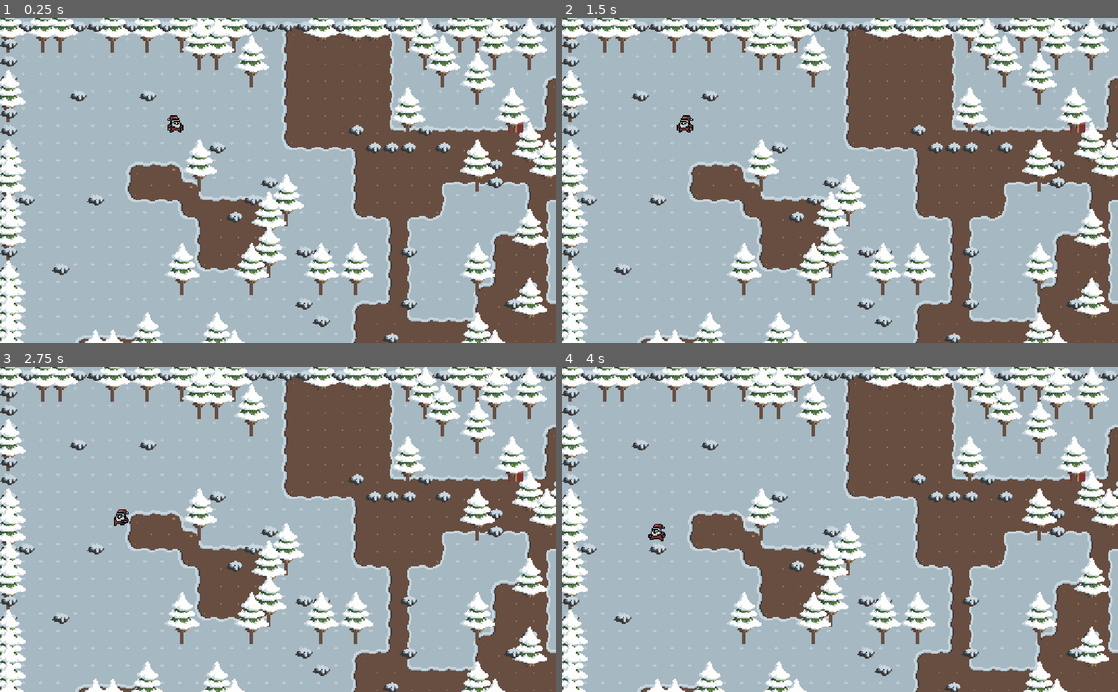
Above: before the commit, frames 1-4 (two rows, left to right).
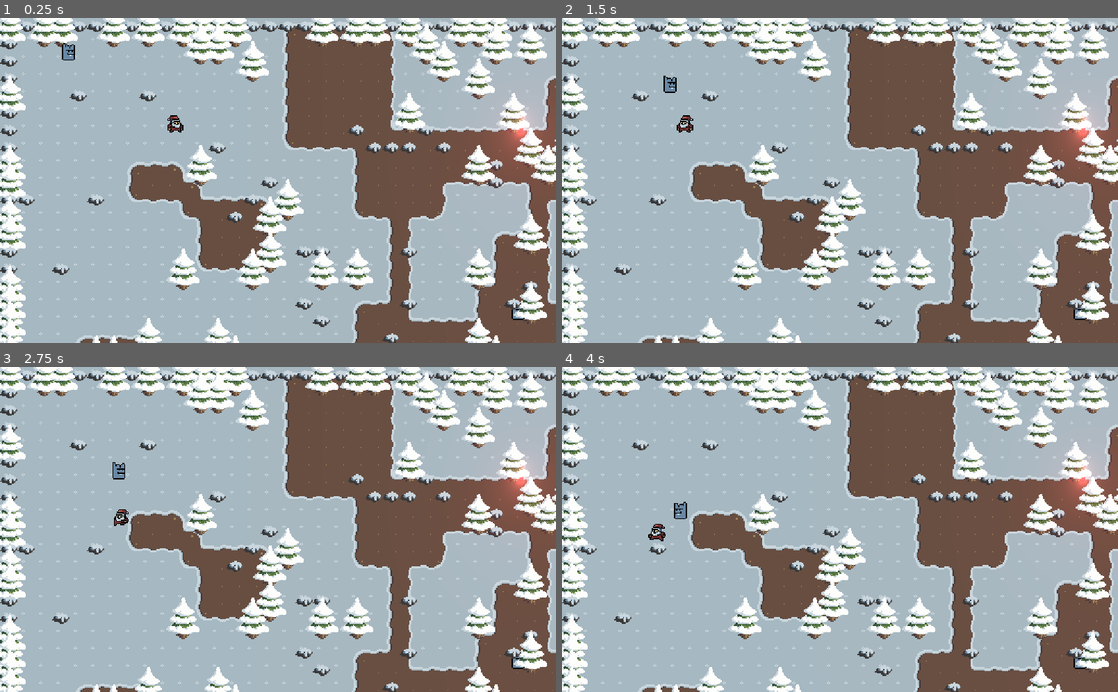
Above: after the commit, the same moments.

Repository: Nexe08/Winter-Game-Jam
Game: Godot game, scene res://Scene/Main.tscn
The game is run twice, just before and just after one commit, with the same random seed, the same clock (stepped at 60 frames per second) and the same inputs.
Inputs:
- Up to frame 1 (0.25 s): no input
- Up to frame 2 (1.5 s): hold A (a) 0.53-1.28 s; tap D (d) at 0.8, 1.35 s
- Up to frame 3 (2.75 s): tap S (s) at 1.55 s; hold S (s) from 2.03 s (still down); tap W (w) at 2.3 s
- Up to frame 4 (4 s): release S (s) at 2.78 s; tap W (w) at 2.85 s; tap A (a) at 3.05 s; hold A (a) from 3.53 s (still down); tap D (d) at 3.8 s

The runs differ from the first frame. In frame 1, 18% of the frame differs, in the area x 0-100%, y 0-100%; in frame 2, 18%; in frame 3, 18%; in frame 4, 18%.

Commit message:
Added first enemy.

Diff:
--- a/Scene/Autoload/ResourcePreloader.tscn
+++ b/Scene/Autoload/ResourcePreloader.tscn
@@ -1,6 +1,7 @@
-[gd_scene load_steps=2 format=2]
+[gd_scene load_steps=3 format=2]
 
+[ext_resource path="res://Scene/Character/Enemy.tscn" type="PackedScene" id=1]
 [ext_resource path="res://Scene/Propes/Present.tscn" type="PackedScene" id=2]
 
 [node name="ResourcePreloader" type="ResourcePreloader"]
-resources = [ PoolStringArray( "Present" ), [ ExtResource( 2 ) ] ]
+resources = [ PoolStringArray( "Enemy", "Present" ), [ ExtResource( 1 ), ExtResource( 2 ) ] ]
--- /dev/null
+++ b/Scene/Character/Enemy.tscn
@@ -0,0 +1,55 @@
+[gd_scene load_steps=6 format=2]
+
+[ext_resource path="res://Assate/Sprites/Character/FrogenCube.png" type="Texture" id=1]
+[ext_resource path="res://Script/Character/Enemy.gd" type="Script" id=2]
+
+[sub_resource type="RectangleShape2D" id=1]
+extents = Vector2( 6, 2 )
+
+[sub_resource type="CircleShape2D" id=2]
+radius = 129.004
+
+[sub_resource type="Animation" id=3]
+resource_name = "default"
+loop = true
+tracks/0/type = "value"
+tracks/0/path = NodePath("Sprite:frame")
+tracks/0/interp = 1
+tracks/0/loop_wrap = true
+tracks/0/imported = false
+tracks/0/enabled = true
+tracks/0/keys = {
+"times": PoolRealArray( 0, 1 ),
+"transitions": PoolRealArray( 1, 1 ),
+"update": 0,
+"values": [ 0, 11 ]
+}
+
+[node name="Enemy" type="KinematicBody2D"]
+script = ExtResource( 2 )
+
+[node name="CollisionShape2D" type="CollisionShape2D" parent="."]
+position = Vector2( 0, 6 )
+shape = SubResource( 1 )
+
+[node name="Sprite" type="Sprite" parent="."]
+texture = ExtResource( 1 )
+hframes = 4
+vframes = 3
+frame = 7
+
+[node name="SentaDetector" type="Area2D" parent="."]
+visible = false
+collision_layer = 0
+collision_mask = 2
+monitorable = false
+
+[node name="CollisionShape2D" type="CollisionShape2D" parent="SentaDetector"]
+shape = SubResource( 2 )
+
+[node name="AnimationPlayer" type="AnimationPlayer" parent="."]
+autoplay = "default"
+anims/default = SubResource( 3 )
+
+[connection signal="body_entered" from="SentaDetector" to="." method="_on_SentaDetector_body_entered"]
+[connection signal="body_exited" from="SentaDetector" to="." method="_on_SentaDetector_body_exited"]
--- a/Scene/Main.tscn
+++ b/Scene/Main.tscn
@@ -7,11 +7,24 @@
 [ext_resource path="res://Scene/Character/Senta.tscn" type="PackedScene" id=5]
 [ext_resource path="res://Script/Main.gd" type="Script" id=6]
 
+[sub_resource type="Environment" id=5]
+background_mode = 4
+glow_enabled = true
+glow_levels/1 = true
+glow_levels/2 = true
+glow_levels/4 = true
+glow_levels/6 = true
+glow_levels/7 = true
+glow_intensity = 0.42
+glow_blend_mode = 1
+glow_bicubic_upscale = true
+glow_high_quality = true
+
 [sub_resource type="ConvexPolygonShape2D" id=2]
 points = PoolVector2Array( 16, 9.96388, 0, 10.4125, 0, 0, 16, 0 )
 
-[sub_resource type="ConvexPolygonShape2D" id=4]
-points = PoolVector2Array( 20.699, 48, 11.6288, 48, 11.6288, 26.5132, 20.699, 26.5132 )
+[sub_resource type="ConvexPolygonShape2D" id=6]
+points = PoolVector2Array( 21.4936, 38, 10.1882, 38, 10.1882, 22.5703, 21.2244, 22.3011 )
 
 [sub_resource type="TileSet" id=3]
 1/name = "rock_snowy.png 1"
@@ -39,20 +52,20 @@
 2/texture = ExtResource( 1 )
 2/tex_offset = Vector2( 0, 0 )
 2/modulate = Color( 1, 1, 1, 1 )
-2/region = Rect2( 0, 0, 32, 48 )
+2/region = Rect2( 0, 0, 31, 38 )
 2/tile_mode = 0
 2/occluder_offset = Vector2( 0, 0 )
 2/navigation_offset = Vector2( 0, 0 )
 2/shape_offset = Vector2( 0, 0 )
 2/shape_transform = Transform2D( 1, 0, 0, 1, 0, 0 )
-2/shape = SubResource( 4 )
+2/shape = SubResource( 6 )
 2/shape_one_way = false
 2/shape_one_way_margin = 1.0
 2/shapes = [ {
 "autotile_coord": Vector2( 0, 0 ),
 "one_way": false,
 "one_way_margin": 1.0,
-"shape": SubResource( 4 ),
+"shape": SubResource( 6 ),
 "shape_transform": Transform2D( 1, 0, 0, 1, 0, 0 )
 } ]
 2/z_index = 0
@@ -61,6 +74,9 @@
 script = ExtResource( 6 )
 tile_map = NodePath("YSort/Propes")
 
+[node name="WorldEnvironment" type="WorldEnvironment" parent="."]
+environment = SubResource( 5 )
+
 [node name="SnowGround" type="TileMap" parent="."]
 tile_set = ExtResource( 3 )
 cell_size = Vector2( 16, 16 )
@@ -68,7 +84,6 @@
 tile_data = PoolIntArray( -655376, 0, 2, -655375, 0, 3, -655374, 0, 3, -655373, 0, 3, -655372, 0, 3, -655371, 0, 3, -65 …(104714 unchanged characters)…
 
 [node name="MudGround" type="TileMap" parent="."]
-position = Vector2( -1, 0 )
 tile_set = ExtResource( 4 )
 cell_size = Vector2( 16, 16 )
 format = 1
@@ -88,3 +103,5 @@
 movement_speed = 80.0
 
 [node name="Gifts" type="Node2D" parent="YSort"]
+
+[node name="Enemys" type="Node2D" parent="YSort"]
--- a/Scene/Propes/Present.tscn
+++ b/Scene/Propes/Present.tscn
@@ -16,4 +16,5 @@
 shape = SubResource( 1 )
 
 [node name="Sprite" type="Sprite" parent="."]
+modulate = Color( 5, 1, 1, 1 )
 texture = ExtResource( 2 )
--- /dev/null
+++ b/Script/Character/Enemy.gd
@@ -0,0 +1,44 @@
+extends KinematicBody2D
+# Enemy
+
+var movement_speed: float = 40
+var velocity:= Vector2()
+const UP:= Vector2.UP
+
+onready var senta: Node
+onready var sprite = $Sprite
+
+func _ready() -> void:
+    _choose_rendom_position()
+
+func _physics_process(delta: float) -> void:
+    _move_towords_senta(delta)
+    _handdel_sprite_oriantation()
+    velocity = move_and_slide(velocity, UP)
+
+func _choose_rendom_position():
+    var ss = get_viewport_rect().size
+    # 16 is tile size
+    var choosen_position = Vector2(rand_range(16, (ss.x - 16)), rand_range(16, (ss.y - 16)))
+    global_position = choosen_position
+
+func _handdel_sprite_oriantation():
+    var direction = velocity.normalized()
+    sprite.flip_h = true if direction.x < 0 else false
+
+func _move_towords_senta(delta: float) -> void:
+    if senta == null:
+        velocity = lerp(velocity, Vector2.ZERO, (5 * delta))
+    else:
+        var direction = global_position.direction_to(senta.global_position)
+        var distance = global_position.distance_to(senta.global_position)
+        if distance > 26:
+            velocity = lerp(velocity, movement_speed * direction, (5 * delta))
+        else:
+            velocity = lerp(velocity, Vector2.ZERO, (5 * delta))
+
+func _on_SentaDetector_body_entered(body: Node) -> void:
+    senta = body
+
+func _on_SentaDetector_body_exited(_body: Node) -> void:
+    senta = null
--- a/Script/Character/Senta.gd
+++ b/Script/Character/Senta.gd
@@ -5,6 +5,10 @@
 var direction: Vector2
 var velocity: Vector2
 const UP = Vector2.UP
+
+var inventory = {
+    'gift': 0
+}
 
 onready var fsm = $AnimationTree.get('parameters/playback')
 onready var sprite = $Sprite
@@ -32,3 +36,6 @@
             sprite.flip_h = true
         else:
             sprite.flip_h = false
+
+func set_gift_count(value: int) -> void:
+    inventory.gift += value
--- a/Script/Main.gd
+++ b/Script/Main.gd
@@ -3,6 +3,7 @@
 
 export (NodePath) var tile_map
 export (int) var on_screen_gift_count = 10
+export (int) var on_screen_enemy_count = 18
 
 var tile_size = 16
 var map_size = Vector2(1024, 600) / Vector2(tile_size, tile_size)
@@ -14,9 +15,10 @@
     randomize()
     _generate_map()
     _add_gifts()
+    _spawn_enemy()
 
 func _add_gifts():
-    for i in range(on_screen_gift_count):
+    for _i in range(on_screen_gift_count):
         var instance = Preloader.get_resource("Present").instance()
         $YSort/Gifts.add_child(instance)
 
@@ -45,3 +47,8 @@
                 var ids = map.tile_set.get_tiles_ids()
                 ids.shuffle()
                 map.set_cell(i, j, ids.front())
+
+func _spawn_enemy():
+    for _i in range(on_screen_enemy_count):
+        var instance = Preloader.get_resource("Enemy").instance()
+        $YSort/Enemys.add_child(instance)
--- a/Script/PresentDetector.gd
+++ b/Script/PresentDetector.gd
@@ -1,5 +1,7 @@
 extends Area2D
 # Present Detector
+
+onready var parent = get_parent() # senta
 
 
 func _on_PresentDetector_area_entered(area: Area2D) -> void:
@@ -7,4 +9,4 @@
         area.pick_up(self)
 
 func _gift_picked_up(value: int = 1):
-    pass
+    parent.set_gift_count(value)
Binary file added: Assate/Sprites/Character/FrogenCube.png
Binary file removed: Assate/Tiles/Ground Tiles/tile_ground_00.png
Binary file removed: Assate/Tiles/Ground Tiles/tile_ground_01.png
Binary file removed: Assate/Tiles/Ground Tiles/tile_ground_02.png
Binary file removed: Assate/Tiles/Ground Tiles/tile_ground_03.png
Binary file removed: Assate/Tiles/Ground Tiles/tile_ground_04.png
Binary file removed: Assate/Tiles/Ground Tiles/tile_ground_05.png
Binary file removed: Assate/Tiles/Ground Tiles/tile_ground_06.png
Binary file removed: Assate/Tiles/Ground Tiles/tile_ground_07.png
Binary file removed: Assate/Tiles/Ground Tiles/tile_ground_08.png
Binary file removed: Assate/Tiles/Ground Tiles/tile_ground_09.png
Binary file removed: Assate/Tiles/Ground Tiles/tile_ground_10.png
(and 23 more such lines)
